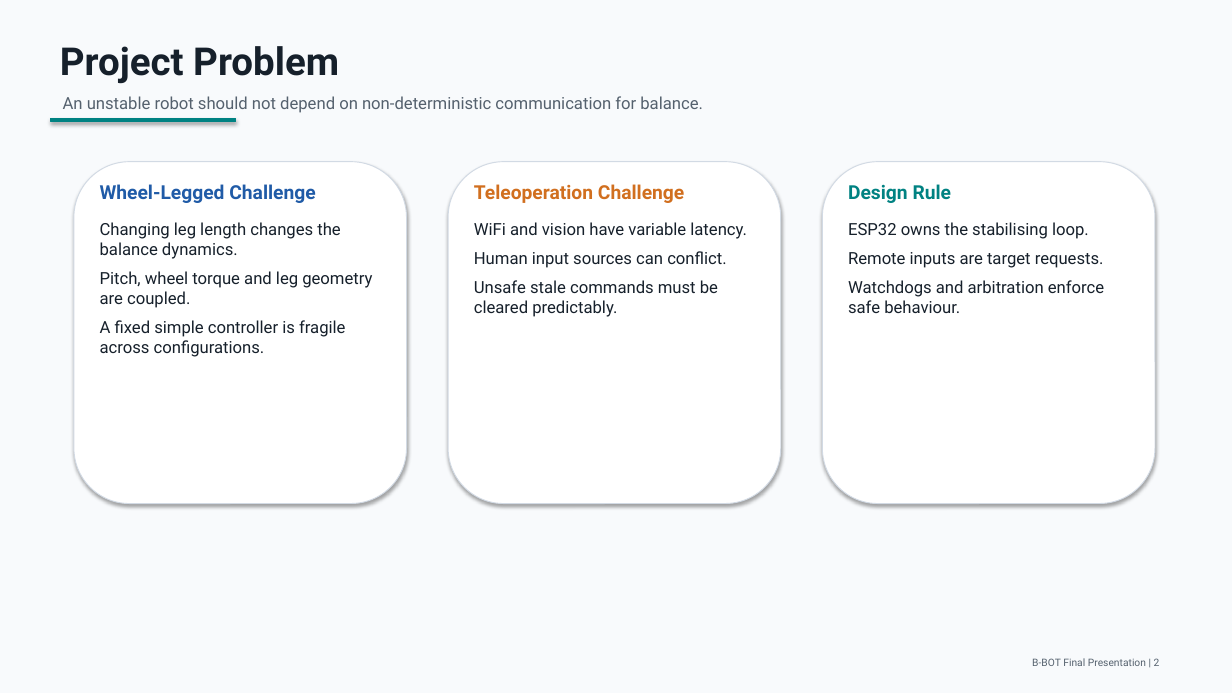
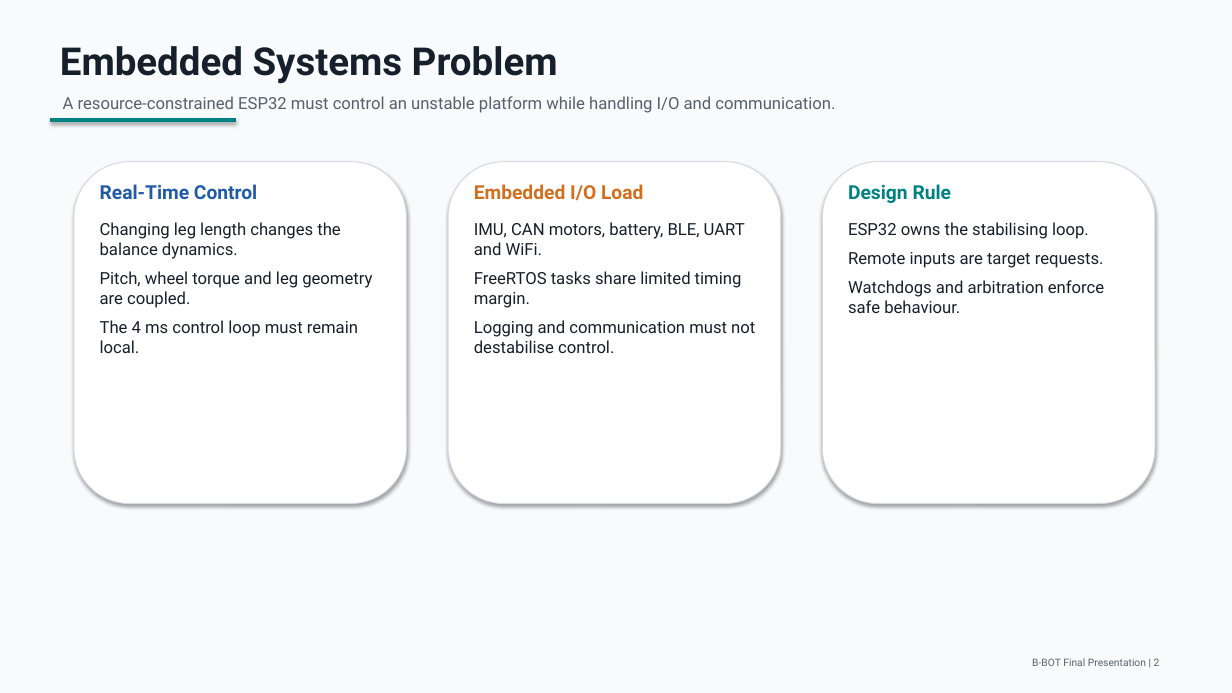
Before and after one commit to Realsbt/B-BOT, a slide deck: slide 2 of Report/presentation/B-BOT_final_presentation.pptx. Drawn at 1232x693 pixels with LibreOffice and Linux fonts; fonts in the diff are those of the drawing. Boxes give left, top, right and bottom in pixels: in the first picture for what was removed or moved away, otherwise in the second. Text is boxed around its words. In the diff, an @@ line names an element or a change of style, - is before the commit and + after.

```diff
--- a/Report/presentation/B-BOT_final_presentation.pptx
+++ b/Report/presentation/B-BOT_final_presentation.pptx
@@ text at (60,46,558,84): text changed @@
-Project Problem
+Embedded Systems Problem
@@ text at (63,96,835,113): text changed @@
-An unstable robot should not depend on non-deterministic communication for balance.
+A resource-constrained ESP32 must control an unstable platform while handling I/O and communication.
@@ text at (100,184,257,199): text changed @@
-Wheel-Legged Challenge
+Real-Time Control
@@ text at (474,184,643,200): text changed @@
-Teleoperation Challenge
+Embedded I/O Load
@@ text at (474,222,755,353): text changed @@
-WiFi and vision have variable latency.
-Human input sources can conflict.
-Unsafe stale commands must be cleared predictably.
+IMU, CAN motors, battery, BLE, UART and WiFi.
+FreeRTOS tasks share limited timing margin.
+Logging and communication must not destabilise control.
@@ text at (100,320,358,353): text changed @@
-A fixed simple controller is fragile across configurations.
+The 4 ms control loop must remain local.
```
Also in this commit, not shown: 9 other slides changed, 4 other files.
